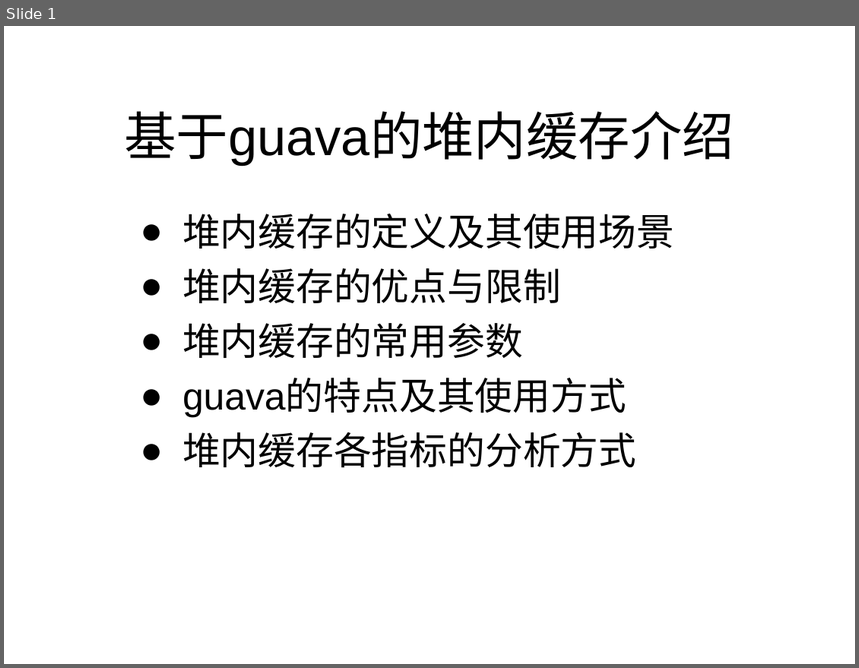
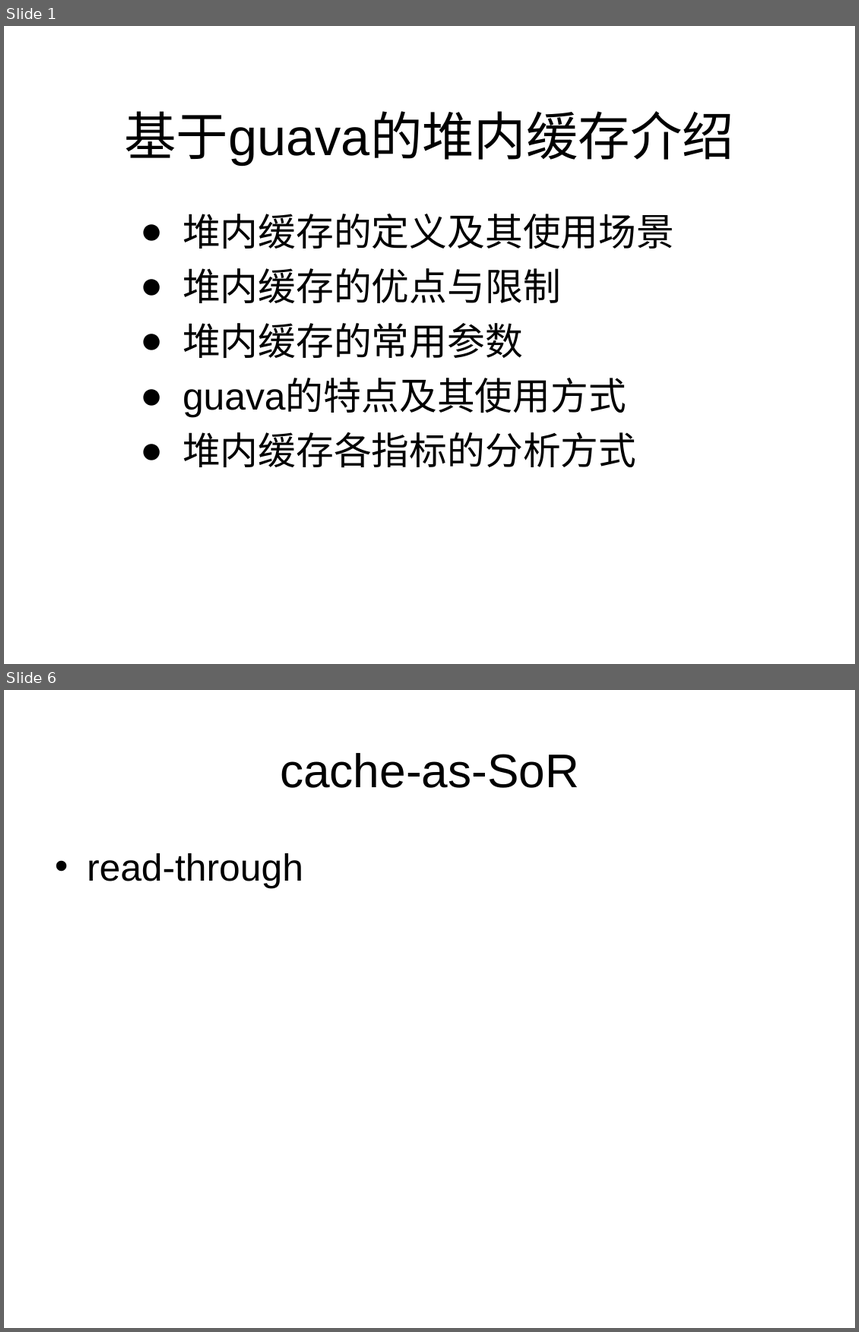
Before and after one commit to track-123/cache, a slide deck: 堆内缓存.ppt. Shown one above the other, each under a label of ours: slide 1 before the commit, slides 1 and 6 after it; the slides between them are not shown. The pictures are 859x668 and 859x1332 pixels, drawn with LibreOffice and Linux fonts; fonts in the diff are those of the drawing. Boxes give left, top, right and bottom in pixels: in the first picture for what was removed or moved away, otherwise in the second. Text is boxed around its words. In the diff, an @@ line names an element or a change of style, - is before the commit and + after.

```diff
--- a/堆内缓存.ppt
+++ b/堆内缓存.ppt
@@ slide 6 added at <box>4,690,855,1328</box>, background #FFFFFF @@
@@ title added at <box>280,753,579,788</box>, 40 pt, text #000000 @@
+cache-as-SoR
@@ text added at <box>87,853,303,888</box>, 32 pt, text #000000 @@
+• read-through
```
Also in this commit, not shown: 1 slide changed, 8 other slides added, 1 slide removed.
